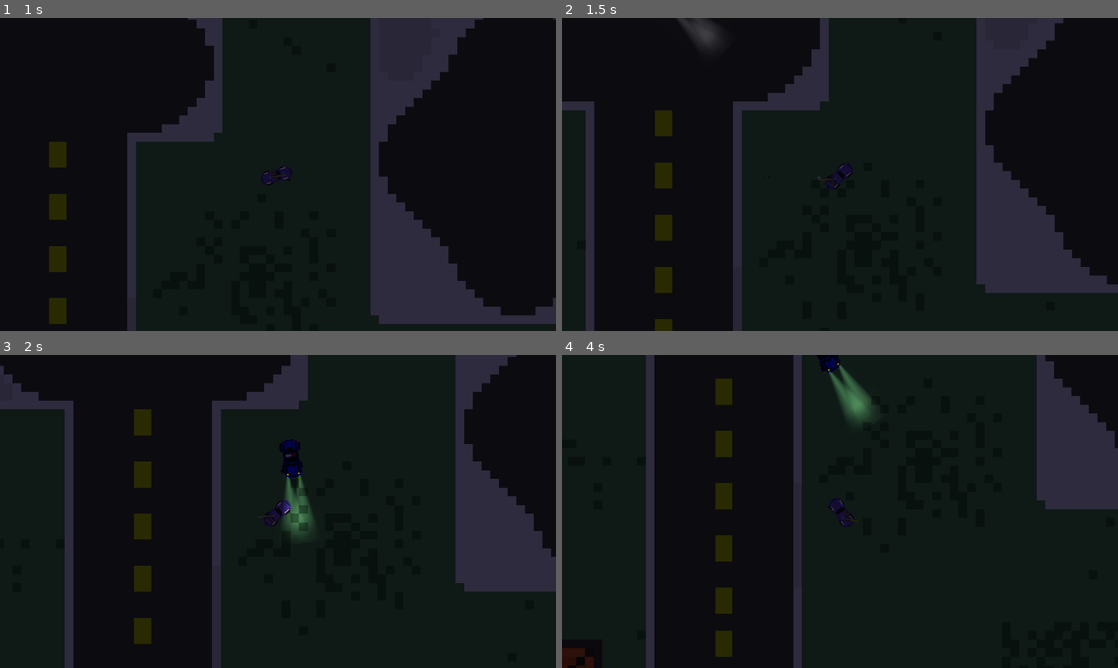
Above: before the commit, frames 1-4 (two rows, left to right).
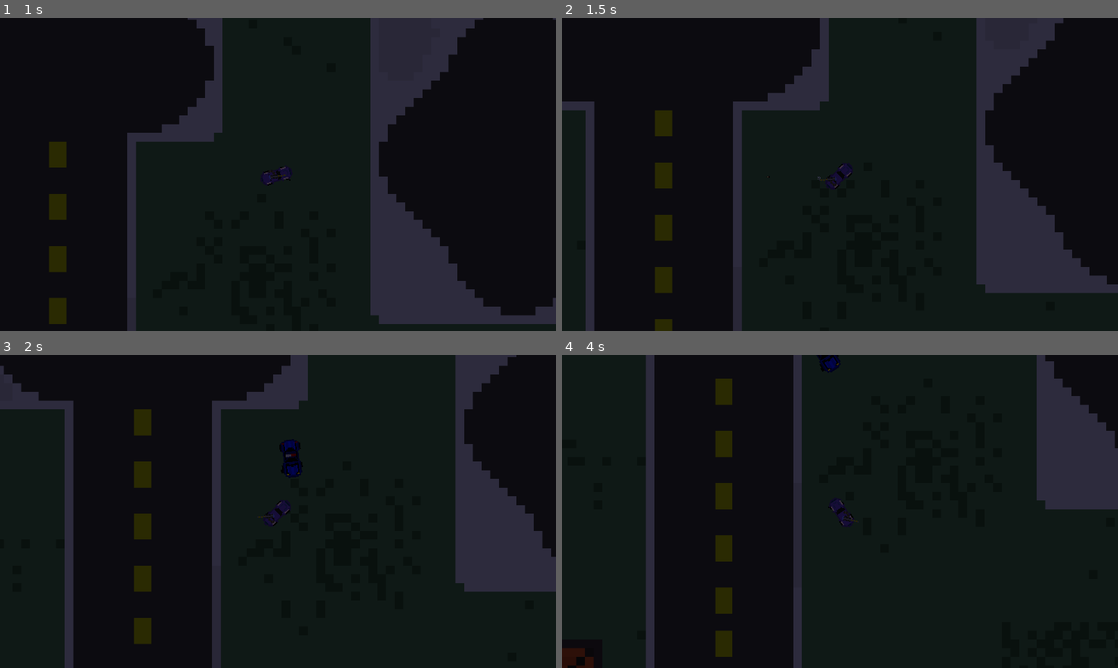
Above: after the commit, the same moments.

Repository: lionidasgerasimatos/Route-E40
Game: Godot game, scene res://Scene/world.tscn
Same seed, same stepped clock (60 frames per second), same inputs: the game is played once before the commit and once after it.
Inputs (mouse positions are in pixels of both pictures, inside the frame that each line leads up to):
- Up to frame 1 (1 s): tap Enter at 0.5 s; move the mouse to (400, 158) at 0.52 s; hold D (right) from 0.53 s (still down); hold Space (handbreak) from 0.53 s (still down)
- Up to frame 2 (1.5 s): move the mouse to (728, 190) at 1.27 s; release D (right) at 1.28 s; release Space (handbreak) at 1.28 s; hold S (down) from 1.28 s (still down); click (728, 190) at 1.35 s
- Up to frame 3 (2 s): keep holding S (down)
- Up to frame 4 (4 s): move the mouse to (895, 442) at 2.02 s; release S (down) at 2.03 s; hold D (right) 2.03-2.78 s; hold Space (handbreak) 2.03-2.78 s; move the mouse to (812, 574) at 2.77 s; hold W (up) 2.78-3.53 s; click (812, 574) at 2.85 s; move the mouse to (1006, 558) at 3.52 s; hold A (left) from 3.53 s (still down); hold Space (handbreak) from 3.53 s (still down)

Frame 1 is identical in both runs. In frame 2, 0.4% of the frame differs, in the area x 20-28%, y 0-10%; in frame 3, 0.8%; in frame 4, 0.8%, in the area x 47-57%, y 2-22%.

Commit message:
Fixed lighting

Diff:
--- a/Scene/PoliceCar.tscn
+++ b/Scene/PoliceCar.tscn
@@ -2,10 +2,10 @@
 
 [ext_resource type="Script" uid="uid://dh6pe8l7565wp" path="res://scripts/policecar.gd" id="1_vuwf6"]
 [ext_resource type="Texture2D" uid="uid://crt4lay7oip05" path="res://Assets/policeOne.png" id="2_hgo5s"]
-[ext_resource type="Texture2D" uid="uid://dlbwo5s02wvbr" path="res://Assets/ConeLightCropp.PNG" id="3_vuwf6"]
 [ext_resource type="PackedScene" uid="uid://bby5wc0pqp8c2" path="res://Scene/health_componet.tscn" id="4_8u20h"]
 [ext_resource type="PackedScene" uid="uid://chjgs0800dvnj" path="res://Scene/hitbox_component.tscn" id="5_bt22o"]
 [ext_resource type="PackedScene" uid="uid://6qf3oufpmrkr" path="res://Scene/hurtbox_component.tscn" id="6_bt22o"]
+[ext_resource type="Texture2D" uid="uid://vedqeqvorgg6" path="res://Assets/HeadlightTest.png" id="6_i82ku"]
 
 [sub_resource type="RectangleShape2D" id="RectangleShape2D_hgo5s"]
 size = Vector2(28.1417, 25.9716)
@@ -115,18 +115,6 @@
 &"": SubResource("AnimationLibrary_rodrp")
 }
 
-[node name="Headlight" type="PointLight2D" parent="."]
-position = Vector2(114, -12)
-rotation = -1.55334
-scale = Vector2(0.170324, 0.279164)
-texture = ExtResource("3_vuwf6")
-
-[node name="Headlight2" type="PointLight2D" parent="."]
-position = Vector2(114, 13)
-rotation = -1.5708
-scale = Vector2(0.170324, 0.279164)
-texture = ExtResource("3_vuwf6")
-
 [node name="RayFrontLeft" type="RayCast2D" parent="."]
 position = Vector2(40, -12)
 target_position = Vector2(195, -119)
@@ -155,3 +143,19 @@
 
 [node name="CollisionShape2D" type="CollisionShape2D" parent="hurtbox_component"]
 shape = SubResource("SegmentShape2D_bt22o")
+
+[node name="Headlight" type="PointLight2D" parent="."]
+position = Vector2(34, -13)
+rotation = -1.57077
+scale = Vector2(0.150534, 0.235329)
+range_z_max = 1
+shadow_enabled = true
+texture = ExtResource("6_i82ku")
+
+[node name="Headlight2" type="PointLight2D" parent="."]
+position = Vector2(34, 11)
+rotation = -1.52485
+scale = Vector2(0.150534, 0.235329)
+range_z_max = 1
+shadow_enabled = true
+texture = ExtResource("6_i82ku")
--- a/Scene/car.tscn
+++ b/Scene/car.tscn
@@ -1,10 +1,11 @@
-[gd_scene load_steps=11 format=3 uid="uid://btfcoi2qdaix4"]
+[gd_scene load_steps=12 format=3 uid="uid://btfcoi2qdaix4"]
 
 [ext_resource type="Script" uid="uid://bxgyo76tjxrpd" path="res://scripts/car.gd" id="1_d7vpe"]
 [ext_resource type="Texture2D" uid="uid://icsgn5mvp65s" path="res://Assets/Car-sheet.png" id="2_uukhu"]
 [ext_resource type="PackedScene" uid="uid://c4xkpmdv3bk2h" path="res://Scene/gun.tscn" id="3_uukhu"]
 [ext_resource type="PackedScene" uid="uid://bby5wc0pqp8c2" path="res://Scene/health_componet.tscn" id="4_hbetw"]
 [ext_resource type="PackedScene" uid="uid://chjgs0800dvnj" path="res://Scene/hitbox_component.tscn" id="5_mmd8j"]
+[ext_resource type="Texture2D" uid="uid://vedqeqvorgg6" path="res://Assets/HeadlightTest.png" id="6_mmd8j"]
 
 [sub_resource type="Animation" id="Animation_kkigb"]
 resource_name = "Idle"
@@ -100,11 +101,14 @@
 [node name="AudioStreamPlayer2D" type="AudioStreamPlayer2D" parent="."]
 
 [node name="CollisionPolygon2D" type="CollisionPolygon2D" parent="."]
+visible = false
 polygon = PackedVector2Array(-33, -15, -12, -15, -12, -12, 6, -12, 6, -15, 24, -15, 24, -12, 27, -12, 27, -9, 30, -9, 3 …(217 unchanged characters)…
 
 [node name="HealthComponet" parent="." instance=ExtResource("4_hbetw")]
+visible = false
 
 [node name="hitbox_component" parent="." node_paths=PackedStringArray("health_component") instance=ExtResource("5_mmd8j")]
+visible = false
 collision_layer = 5
 health_component = NodePath("../HealthComponet")
 
@@ -113,3 +117,19 @@
 visibility_layer = 4
 scale = Vector2(1.06981, 1.11761)
 polygon = PackedVector2Array(-33, -15, -12, -15, -12, -12, 6, -12, 6, -15, 24, -15, 24, -12, 27, -12, 27, -9, 30, -9, 3 …(217 unchanged characters)…
+
+[node name="Headlight" type="PointLight2D" parent="."]
+position = Vector2(21, -3)
+rotation = -1.61759
+scale = Vector2(0.150534, 0.235329)
+range_z_max = 1
+shadow_enabled = true
+texture = ExtResource("6_mmd8j")
+
+[node name="Headlight2" type="PointLight2D" parent="."]
+position = Vector2(22, 7)
+rotation = -1.46095
+scale = Vector2(0.150534, 0.235329)
+range_z_max = 1
+shadow_enabled = true
+texture = ExtResource("6_mmd8j")
